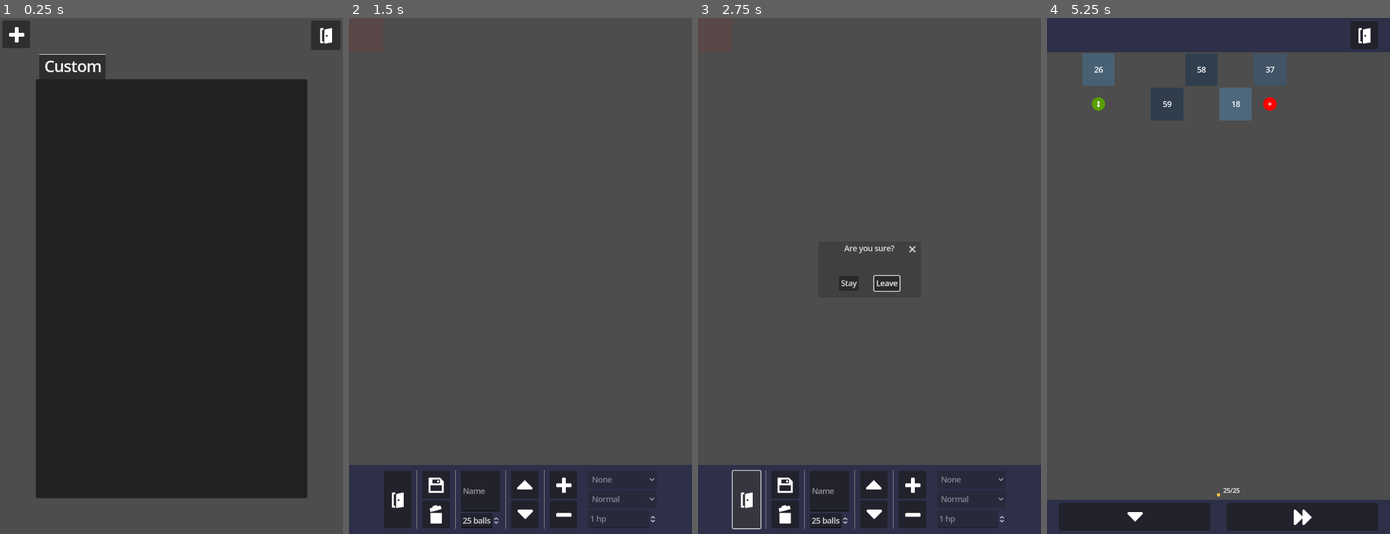
Above: before the commit, frames 1-4 (left to right).
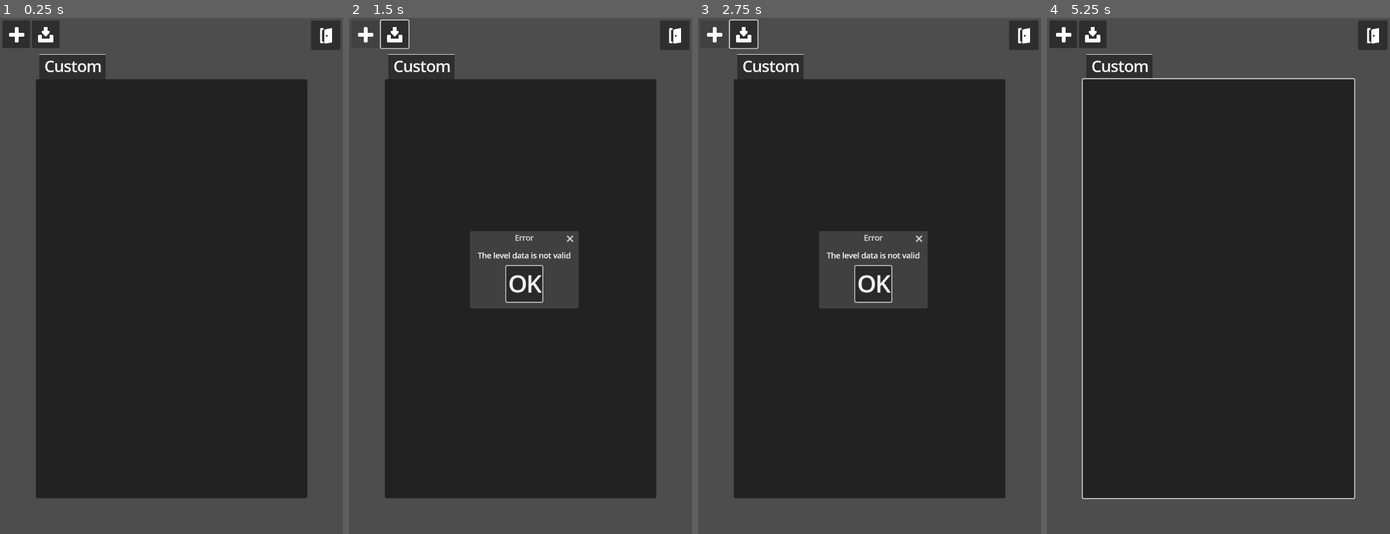
Above: after the commit, the same moments.

Repository: MichalHrbek/wallsnballs
Game: Godot game, scene res://scenes/ui/level_select/level_edit_select.tscn
Two runs of this game, one before a commit and one after it. Both use one fixed random seed, a clock stepped at 60 frames per second and the inputs below. This scene is started directly instead of the project's main scene.
Inputs (mouse positions are in pixels of both pictures, inside the frame that each line leads up to; where the layout moved, square brackets give the same spot in the first picture):
- Up to frame 1 (0.25 s): no input
- Up to frame 2 (1.5 s): click (393, 33) at 0.52 s; click (366, 33) at 1.25 s
- Up to frame 3 (2.75 s): click (715, 33) [746, 497] at 2 s
- Up to frame 4 (5.25 s): click (1372, 33) [1095, 497] at 2.75 s; click (1372, 33) [1095, 497] at 3.5 s; click "Leave" (after the commit: "OK") at 4.25 s; click (1218, 219) at 5 s, where only the run before the commit has a clickable "Endless"

The runs differ from the first frame. In frame 1, 0.4% of the frame differs, in the area x 9-18%, y 0-6%; in frame 2, 69%; in frame 3, 69%; in frame 4, 80%, in the area x 0-100%, y 0-100%.

Commit message:
Level import and export

Diff:
--- a/scenes/game/level_editor.tscn
+++ b/scenes/game/level_editor.tscn
@@ -1,14 +1,16 @@
-[gd_scene load_steps=13 format=3 uid="uid://dy86jscp34qbw"]
+[gd_scene load_steps=15 format=3 uid="uid://dy86jscp34qbw"]
 
 [ext_resource type="Script" path="res://scripts/game_manager.gd" id="1_q8fmx"]
 [ext_resource type="Script" path="res://scripts/ui/level_editor.gd" id="1_u4qq4"]
 [ext_resource type="PackedScene" uid="uid://csaksgm2iybd6" path="res://scenes/level.tscn" id="3_kxfvp"]
 [ext_resource type="PackedScene" uid="uid://cotyev0pavuix" path="res://scenes/ui/go_home_button.tscn" id="4_171m4"]
+[ext_resource type="Texture2D" uid="uid://jilguns04o8g" path="res://assets/icons/export.png" id="5_5pav7"]
 [ext_resource type="Texture2D" uid="uid://bx8pamutkpdmy" path="res://assets/icons/plus.png" id="5_aaujc"]
 [ext_resource type="Texture2D" uid="uid://cll2vgkqsfmus" path="res://assets/icons/save.png" id="5_bhbo2"]
 [ext_resource type="Texture2D" uid="uid://c3etqj4rti6vb" path="res://assets/icons/up.png" id="5_n4arx"]
 [ext_resource type="Texture2D" uid="uid://b2gw5qo7ia7a2" path="res://assets/icons/trashcanOpen.png" id="6_3as1b"]
 [ext_resource type="Texture2D" uid="uid://dw8y3q7x36vjn" path="res://assets/icons/down.png" id="6_3p7cu"]
+[ext_resource type="Script" path="res://scripts/ui/level_export.gd" id="6_6a8m8"]
 [ext_resource type="Texture2D" uid="uid://cvkhr4cwlaat6" path="res://assets/icons/minus.png" id="6_t5gso"]
 [ext_resource type="PackedScene" uid="uid://bswmhrvghcrj4" path="res://scenes/ui/orientation_select.tscn" id="7_uehy5"]
 [ext_resource type="PackedScene" uid="uid://b02r6574rp0fy" path="res://scenes/ui/type_select.tscn" id="8_87ve6"]
@@ -119,9 +121,23 @@
 layout_mode = 2
 confirm = true
 
-[node name="VSeparator" type="VSeparator" parent="VBoxContainer/BottomBar/MarginContainer/HBoxContainer/HBoxContainer"]
-layout_mode = 2
-theme_override_constants/separation = 15
+[node name="ExportButton" type="Button" parent="VBoxContainer/BottomBar/MarginContainer/HBoxContainer/HBoxContainer"]
+layout_mode = 2
+icon = ExtResource("5_5pav7")
+
+[node name="PopupPanel" type="PopupPanel" parent="VBoxContainer/BottomBar/MarginContainer/HBoxContainer/HBoxContainer/ExportButton"]
+initial_position = 2
+size = Vector2i(162, 100)
+borderless = false
+
+[node name="Button" type="Button" parent="VBoxContainer/BottomBar/MarginContainer/HBoxContainer/HBoxContainer/ExportButton/PopupPanel" node_paths=PackedStringArray("level_editor")]
+offset_left = 4.0
+offset_top = 4.0
+offset_right = 158.0
+offset_bottom = 96.0
+text = "Copy level code"
+script = ExtResource("6_6a8m8")
+level_editor = NodePath("../../../../../../../..")
 
 [node name="VBoxContainer5" type="VBoxContainer" parent="VBoxContainer/BottomBar/MarginContainer/HBoxContainer/HBoxContainer"]
 layout_mode = 2
@@ -214,12 +230,6 @@
 [node name="VBoxContainer3" type="VBoxContainer" parent="VBoxContainer/BottomBar/MarginContainer/HBoxContainer/HBoxContainer"]
 layout_mode = 2
 size_flags_horizontal = 4
-
-[node name="OrientationSelect" parent="VBoxContainer/BottomBar/MarginContainer/HBoxContainer/HBoxContainer/VBoxContainer3" instance=ExtResource("7_uehy5")]
-unique_name_in_owner = true
-layout_mode = 2
-size_flags_vertical = 3
-disabled = true
 
 [node name="TypeSelect" parent="VBoxContainer/BottomBar/MarginContainer/HBoxContainer/HBoxContainer/VBoxContainer3" instance=ExtResource("8_87ve6")]
 unique_name_in_owner = true
@@ -237,6 +247,15 @@
 editable = false
 suffix = "hp"
 
+[node name="OrientationSelect" parent="VBoxContainer/BottomBar/MarginContainer/HBoxContainer/HBoxContainer/VBoxContainer3" instance=ExtResource("7_uehy5")]
+unique_name_in_owner = true
+layout_mode = 2
+size_flags_vertical = 3
+disabled = true
+
+[connection signal="pressed" from="VBoxContainer/BottomBar/MarginContainer/HBoxContainer/HBoxContainer/ExportButton" to="VBoxContainer/BottomBar/MarginContainer/HBoxContainer/HBoxContainer/ExportButton/PopupPanel" method="set_visible" binds= [true]]
+[connection signal="pressed" from="VBoxContainer/BottomBar/MarginContainer/HBoxContainer/HBoxContainer/ExportButton/PopupPanel/Button" to="VBoxContainer/BottomBar/MarginContainer/HBoxContainer/HBoxContainer/ExportButton/PopupPanel" method="hide"]
+[connection signal="pressed" from="VBoxContainer/BottomBar/MarginContainer/HBoxContainer/HBoxContainer/ExportButton/PopupPanel/Button" to="VBoxContainer/BottomBar/MarginContainer/HBoxContainer/HBoxContainer/ExportButton/PopupPanel/Button" method="export_into_clipboard"]
 [connection signal="pressed" from="VBoxContainer/BottomBar/MarginContainer/HBoxContainer/HBoxContainer/VBoxContainer5/Save" to="." method="_on_save_pressed"]
 [connection signal="pressed" from="VBoxContainer/BottomBar/MarginContainer/HBoxContainer/HBoxContainer/VBoxContainer5/Delete" to="VBoxContainer/BottomBar/MarginContainer/HBoxContainer/HBoxContainer/VBoxContainer5/Delete/DeleteDialog" method="set_visible" binds= [true]]
 [connection signal="confirmed" from="VBoxContainer/BottomBar/MarginContainer/HBoxContainer/HBoxContainer/VBoxContainer5/Delete/DeleteDialog" to="." method="_on_delete_dialog_confirmed"]
--- a/scenes/ui/level_select/edit_new_level_button.gd
+++ b/scenes/ui/level_select/edit_new_level_button.gd
@@ -1,7 +1,5 @@
 extends Button
-
-const _level_scene = preload("res://scenes/game/level_editor.tscn")
 
 func _on_pressed():
 	GlobalUiState.selected_level = LevelRes.new()
-	get_tree().change_scene_to_packed(_level_scene)
+	get_tree().change_scene_to_file("res://scenes/game/level_editor.tscn")
--- a/scenes/ui/level_select/level_edit_select.tscn
+++ b/scenes/ui/level_select/level_edit_select.tscn
@@ -1,10 +1,12 @@
-[gd_scene load_steps=6 format=3 uid="uid://cutq80rp8oth"]
+[gd_scene load_steps=8 format=3 uid="uid://cutq80rp8oth"]
 
 [ext_resource type="PackedScene" uid="uid://dh2oulc8yulwp" path="res://scenes/ui/level_select/level_select_template.tscn" id="1_0g65h"]
 [ext_resource type="Script" path="res://scripts/ui/level_select.gd" id="2_kopnm"]
 [ext_resource type="PackedScene" uid="uid://dy86jscp34qbw" path="res://scenes/game/level_editor.tscn" id="3_an7pb"]
 [ext_resource type="Texture2D" uid="uid://bx8pamutkpdmy" path="res://assets/icons/plus.png" id="4_a2wu5"]
 [ext_resource type="Script" path="res://scenes/ui/level_select/edit_new_level_button.gd" id="5_npnft"]
+[ext_resource type="Texture2D" uid="uid://cde6ka1dqjs1g" path="res://assets/icons/import.png" id="6_0856u"]
+[ext_resource type="Script" path="res://scripts/ui/level_import.gd" id="7_xawq7"]
 
 [node name="LevelSelect" instance=ExtResource("1_0g65h")]
 
@@ -19,13 +21,29 @@
 level_scene = ExtResource("3_an7pb")
 metadata/_tab_index = 0
 
-[node name="EditNewLevelButton" type="Button" parent="." index="2"]
-layout_mode = 0
+[node name="HBoxContainer" type="HBoxContainer" parent="." index="2"]
+layout_mode = 1
 offset_left = 5.0
 offset_top = 5.0
 offset_right = 63.0
 offset_bottom = 63.0
+
+[node name="EditNewLevelButton" type="Button" parent="HBoxContainer" index="0"]
+layout_mode = 2
 icon = ExtResource("4_a2wu5")
 script = ExtResource("5_npnft")
 
-[connection signal="pressed" from="EditNewLevelButton" to="EditNewLevelButton" method="_on_pressed"]
+[node name="ImportLevelButton" type="Button" parent="HBoxContainer" index="1"]
+layout_mode = 2
+icon = ExtResource("6_0856u")
+script = ExtResource("7_xawq7")
+
+[node name="AcceptDialog" type="AcceptDialog" parent="HBoxContainer/ImportLevelButton" index="0"]
+title = "Error"
+initial_position = 2
+size = Vector2i(196, 124)
+dialog_text = "The level data is not valid"
+
+[connection signal="pressed" from="HBoxContainer/EditNewLevelButton" to="HBoxContainer/EditNewLevelButton" method="_on_pressed"]
+[connection signal="invalid_data" from="HBoxContainer/ImportLevelButton" to="HBoxContainer/ImportLevelButton/AcceptDialog" method="set_visible" binds= [true]]
+[connection signal="pressed" from="HBoxContainer/ImportLevelButton" to="HBoxContainer/ImportLevelButton" method="import_from_clipboard"]
--- a/scripts/resources/level_res.gd
+++ b/scripts/resources/level_res.gd
@@ -12,7 +12,7 @@
 #  0  1  2  3  4  5
 
 static func parse_format(data: String, path: String = "") -> LevelRes:
-	var level: LevelRes = LevelRes.new()
+	var level = LevelRes.new()
 	if path:
 		level.file_path = path
 	var lines: Array[String] = []
@@ -55,3 +55,19 @@
 				data += "|"
 		data += "\n"
 	return data
+
+func export_share() -> String:
+	var data = export_format()
+	data = data.sha1_text() + "\n" + data
+	return Marshalls.utf8_to_base64(data)
+
+static func import_share(data: String) -> LevelRes:
+	var decoded = Marshalls.base64_to_utf8(data)
+	decoded.sha1_text()
+	var check = decoded.substr(0,40)
+	var level_data = decoded.substr(41)
+	print(check, " - ", level_data.sha1_text())
+	if check == level_data.sha1_text():
+		return parse_format(decoded.substr(41))
+	else:
+		return null
--- a/scripts/ui/level_editor.gd
+++ b/scripts/ui/level_editor.gd
@@ -1,3 +1,4 @@
+class_name LevelEditor
 extends Control
 
 @onready var level = %Level
--- /dev/null
+++ b/scripts/ui/level_export.gd
@@ -0,0 +1,6 @@
+extends Button
+
+@export var level_editor: LevelEditor
+
+func export_into_clipboard():
+	DisplayServer.clipboard_set(level_editor.level_res.export_share())
--- /dev/null
+++ b/scripts/ui/level_import.gd
@@ -0,0 +1,13 @@
+extends Button
+
+signal invalid_data
+
+func import_from_clipboard():
+	# TODO: Let user input into a textbox
+	var lvl = LevelRes.import_share(DisplayServer.clipboard_get())
+	print(lvl)
+	if lvl:
+		GlobalUiState.selected_level = lvl
+		get_tree().change_scene_to_file("res://scenes/game/level_editor.tscn")
+	else:
+		invalid_data.emit()
Binary file added: assets/icons/export.png
Not shown, added: assets/icons/export.png.import
Binary file added: assets/icons/import.png
Not shown, added: assets/icons/import.png.import
Not shown, changed: levels/format.txt
Not shown: 1 places in scenes/game/level_editor.tscn that only renumber resources
